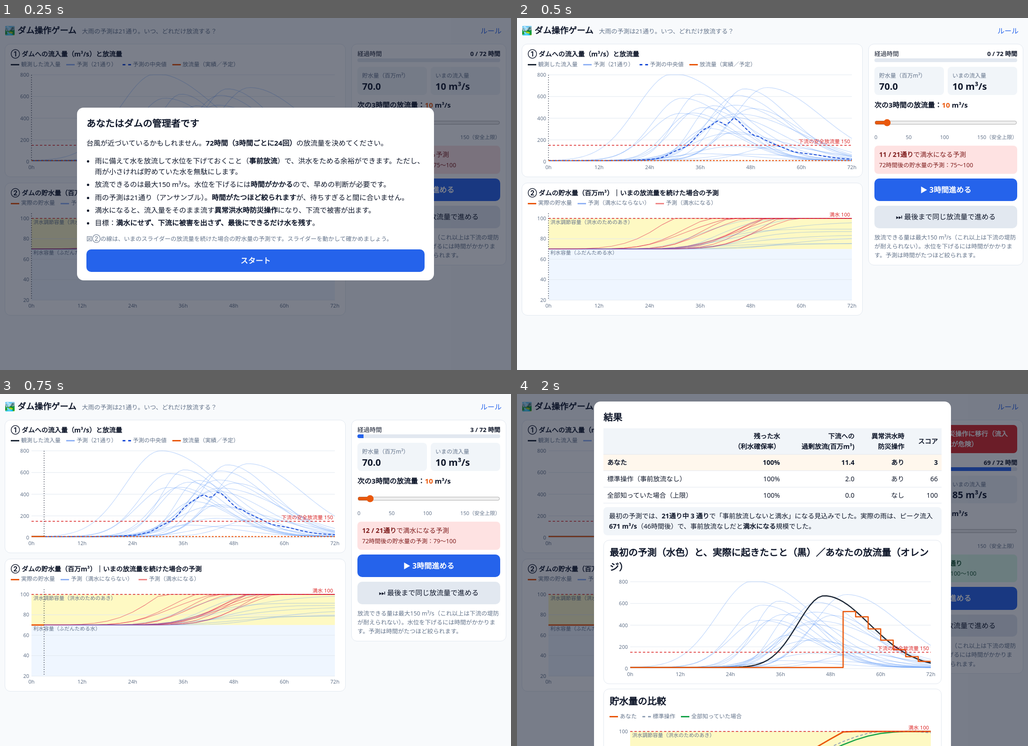
Above: before the commit, frames 1-4 (two rows, left to right).
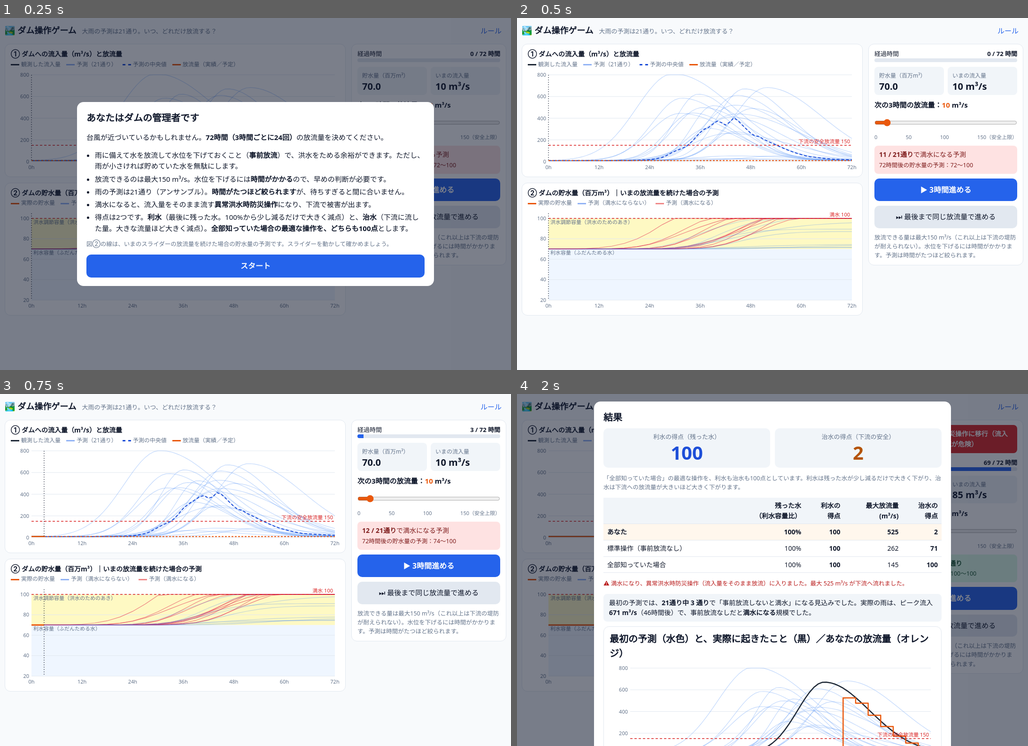
Above: after the commit, the same moments.

Repository: wlab-qu/hydrology-dam-games
Game: browser game, page index.html
Two runs of this game, one before a commit and one after it. Both use one fixed random seed, a clock stepped at 60 frames per second and the inputs below.
Inputs:
- Up to frame 1 (0.25 s): no input
- Up to frame 2 (0.5 s): click "スタート" at 0.27 s
- Up to frame 3 (0.75 s): click "▶ 3時間進める" at 0.52 s
- Up to frame 4 (2 s): click "ルール" at 1.27 s; click "スタート" at 1.77 s; click "⏭ 最後まで同じ放流量で進める" at 1.87 s

The runs differ from the first frame. In frame 1, 12% of the frame differs, in the area x 15-87%, y 23-77%; in frame 2, 0.7%; in frame 3, 2.1%; in frame 4, 12%, in the area x 16-84%, y 10-100%.

Commit message:
Add files via upload

Diff:
--- a/index.html
+++ b/index.html
@@ -53,6 +53,12 @@
 tr.me td{background:#fff7ed;font-weight:700}
 .row{display:flex;gap:8px;flex-wrap:wrap;margin-top:10px}
 .row button{flex:1 1 180px}
+.scores{display:grid;grid-template-columns:1fr 1fr;gap:10px;margin:6px 0}
+.scores div{background:#f1f5f9;border-radius:10px;padding:8px 12px;text-align:center}
+.scores span{display:block;font-size:13px;color:var(--muted)}
+.scores b{font-size:40px;line-height:1.2}
+.scores div:first-child b{color:#1d4ed8}
+.scores div:last-child b{color:#b45309}
 .q{background:#f1f5f9;border-radius:8px;padding:8px 12px;font-size:14px}
 .seed{font-size:12px;color:var(--muted)}
 @media (max-width:820px){
@@ -124,7 +130,7 @@
       <li>放流できるのは最大150 m³/s。水位を下げるには<b>時間がかかる</b>ので、早めの判断が必要です。</li>
       <li>雨の予測は21通り（アンサンブル）。<b>時間がたつほど絞られます</b>が、待ちすぎると間に合いません。</li>
       <li>満水になると、流入量をそのまま流す<b>異常洪水時防災操作</b>になり、下流で被害が出ます。</li>
-      <li>目標：<b>満水にせず、下流に被害を出さず、最後にできるだけ水を残す</b>。</li>
+      <li>得点は2つです。<b>利水</b>（最後に残った水。100%から少し減るだけで大きく減点）と、<b>治水</b>（下流に流した量。大きな流量ほど大きく減点）。<b>全部知っていた場合の最適な操作を、どちらも100点</b>とします。</li>
     </ul>
     <p class="hint">図②の線は、いまのスライダーの放流量を続けた場合の貯水量の予測です。スライダーを動かして確かめましょう。</p>
     <button class="primary" id="btnStart">スタート</button>
@@ -141,11 +147,13 @@
   base: 10,                       // 平水時の流入量
   Sfull: 100, Suse: 70, S0: 70,   // 総貯水容量／利水容量（常時の水位）／初期貯水量
   Qsafe: 150, Qstep: 5,           // 下流の安全放流量（＝放流上限）
-  pMiss: 0.3, QpMiss: [40,150],    // 合成アンサンブル：雨が外れる（小規模）メンバーの割合とピーク流入量の範囲
+  pMiss: 0.3, QpMiss: [10,50],     // 合成アンサンブル：雨が外れる（小規模）メンバーの割合とピーク流入量の範囲
   QpMed: 520, QpSigma: 0.35, QpMin: 250, QpMax: 800,   // 大雨メンバーのピーク流入量
   tpMin: 27, tpMax: 54, sgMin: 5, sgMax: 9,          // ピーク時刻[h]・継続の幅[h]
-  shrinkT: 42,                    // 予測の幅が（ほぼ）ゼロになる時刻[h]
-  wD: 5, wE: 8,                   // スコア = 利水確保率 − wD×超過放流量(百万m3) − wE×異常洪水時防災操作の回数（3時間単位）
+  shrinkT: 54,                    // 予測の幅が（ほぼ）ゼロになる時刻[h]。小さいほど早く絞られる
+  // 得点は「全部知っていた場合の最適操作」を、利水・治水ともに100点とする
+  tauU: 0.10,                     // 利水点 = 100 × exp(−(最良時に対する残水の不足率) ÷ tauU) … 少しの不足でも大きく減点（5%不足で61点、10%で37点、20%で14点）
+  Q0: 100, d0: 10,                // 治水：被害指数 = Σ(x + x²), x=(放流量−Qsafe)/Q0 を3時間ごとに加算。治水点 = 100 × exp(−(被害指数−最良時)/d0)
 };
 CFG.N = CFG.T / CFG.dt;
 CFG.c = CFG.dt * 3600 / 1e6;      // 1 m3/s を dt 時間流したときの百万m3
@@ -183,23 +191,27 @@
   let S2=S2raw, Qout=Qset, emerg=false;
   if(S2raw > cap+1e-9){ Qout = Qin-(cap-S)/c; S2=cap; emerg = Qout > CFG.Qsafe+1e-9; }  // 満水で、安全放流量を超えて流さざるを得ない＝異常洪水時防災操作
   else if(S2raw < 0){ Qout = Qin + S/c; S2 = 0; }
-  const D = Math.max(0, Qout-CFG.Qsafe)*c;   // 安全放流量を超えて流した量（百万m3）
-  return {S2, Qout, emerg, D};
-}
-function score(Send,D,nE){
-  const R = Math.min(Send,CFG.Suse)/CFG.Suse*100;
-  return {R, D, nE, emerg: nE>0, total: Math.max(0, R - CFG.wD*D - CFG.wE*nE)};
+  const x = Math.max(0, Qout-CFG.Qsafe)/CFG.Q0, dmg = x>0 ? x + x*x : 0;   // 超過放流による被害指数（大きな流量ほど加速度的に増える）
+  return {S2, Qout, emerg, dmg};
+}
+function score(Send,dmg,nE,Qo){
+  return {R: Math.min(Send,CFG.Suse)/CFG.Suse*100, dmg, nE, emerg: nE>0, maxQ: Math.max(...Qo)};
+}
+// 得点化：最良の操作（ref）を利水100点・治水100点とする（最良より良い側は100点で頭打ち）
+function rate(r,ref){
+  const ratio = Math.min(1, r.R/Math.max(ref.R,1e-6));
+  return {U: 100*Math.exp(-(1-ratio)/CFG.tauU), F: 100*Math.exp(-Math.max(0,r.dmg-ref.dmg)/CFG.d0)};
 }
 // 標準操作（事前放流なし）：平常時は流入量と同じだけ放流、洪水調節容量に入ったら安全上限まで放流
 function policyDefault(S,qin){return S > CFG.Suse+0.05 ? CFG.Qsafe : Math.min(qin,CFG.Qsafe)}
 
 function runPolicy(qfun, policy){
-  let S=CFG.S0, D=0, nE=0; const Sh=[S], Qo=[];
+  let S=CFG.S0, dmg=0, nE=0; const Sh=[S], Qo=[];
   for(let n=0;n<CFG.N;n++){
     const qin=qfun((n+0.5)*CFG.dt), r=stepSim(S, qin, policy(n,S,qin));
-    S=r.S2; D+=r.D; nE+=r.emerg?1:0; Sh.push(S); Qo.push(r.Qout);
+    S=r.S2; dmg+=r.dmg; nE+=r.emerg?1:0; Sh.push(S); Qo.push(r.Qout);
   }
-  return Object.assign({Sh,Qo}, score(S,D,nE));
+  return Object.assign({Sh,Qo}, score(S,dmg,nE,Qo));
 }
 // 「全部知っていた場合」の最適操作（動的計画法。価値関数は線形補間で丸め誤差を避ける）
 function hindsightOpt(qfun){
@@ -207,8 +219,8 @@
   for(let a=0;a<=CFG.Qsafe;a+=CFG.Qstep)acts.push(a);
   const V=Array.from({length:N+1},()=>new Float64Array(nS));
   const interp=(Vn,S)=>{const x=Math.max(0,Math.min(nS-1,S/g)), i=Math.min(nS-2,Math.floor(x)), f=x-i;return Vn[i]*(1-f)+Vn[i+1]*f};
-  const val=(n,S,qin,a)=>{const r=stepSim(S,qin,a,cap);return interp(V[n+1],r.S2)-CFG.wD*r.D-(r.emerg?CFG.wE:0)};
-  for(let i=0;i<nS;i++)V[N][i]=Math.min(i*g,CFG.Suse)/CFG.Suse*100;
+  const val=(n,S,qin,a)=>{const r=stepSim(S,qin,a,cap);return interp(V[n+1],r.S2)-(100/CFG.d0)*r.dmg};   // 最適化の目的関数：利水点 − 被害指数×(100/d0)
+  for(let i=0;i<nS;i++)V[N][i]=100*Math.exp(-(1-Math.min(i*g,CFG.Suse)/CFG.Suse)/CFG.tauU);
   for(let n=N-1;n>=0;n--){
     const qin=qfun((n+0.5)*CFG.dt);
     for(let i=0;i<nS;i++){let best=-1e18;for(const a of acts){const v=val(n,i*g,qin,a);if(v>best)best=v}V[n][i]=best}
@@ -230,7 +242,7 @@
 
 function newGame(seed){
   setSeedInUrl(seed);
-  G={sc:makeScenario(seed), n:0, S:CFG.S0, Sh:[CFG.S0], Qo:[], D:0, nE:0, emerg:false, done:false};
+  G={sc:makeScenario(seed), n:0, S:CFG.S0, Sh:[CFG.S0], Qo:[], dmg:0, nE:0, emerg:false, done:false};
   $("slider").value=10; $('result').classList.remove('show');
   render();
 }
@@ -293,22 +305,26 @@
 function advance(){
   if(G.done)return;
   const qs=+$('slider').value, qin=truthInflow(G.sc,(G.n+.5)*CFG.dt), r=stepSim(G.S,qin,qs);
-  G.S=r.S2; G.D+=r.D; G.nE+=r.emerg?1:0; G.emerg=G.nE>0; G.Sh.push(G.S); G.Qo.push(r.Qout); G.n++;
+  G.S=r.S2; G.dmg+=r.dmg; G.nE+=r.emerg?1:0; G.emerg=G.nE>0; G.Sh.push(G.S); G.Qo.push(r.Qout); G.n++;
   if(G.n>=CFG.N){G.done=true;finish()}else render();
 }
 
 function finish(){
   const sc=G.sc, tq=s=>truthInflow(sc,s);
-  const me=Object.assign({Sh:G.Sh,Qo:G.Qo},score(G.S,G.D,G.nE));
+  const me=Object.assign({Sh:G.Sh,Qo:G.Qo},score(G.S,G.dmg,G.nE,G.Qo));
   const def=runPolicy(tq,(n,S,q)=>policyDefault(S,q));
   const opt=hindsightOpt(tq);
   const risk0=sc.members.map((_,i)=>runPolicy(s=>forecastInflow(sc,i,0,s),(n,S,q)=>policyDefault(S,q)).emerg).filter(Boolean).length;
   const T=sc.members[sc.truthIdx];
-  const row=(name,r,cls)=>`<tr class="${cls||''}"><td>${name}</td><td>${r.R.toFixed(0)}%</td><td>${r.D.toFixed(1)}</td><td>${r.emerg?'あり':'なし'}</td><td>${r.total.toFixed(0)}</td></tr>`;
+  const sm=rate(me,opt);
+  const row=(name,r,cls)=>{const z=rate(r,opt);return `<tr class="${cls||''}"><td>${name}</td><td>${r.R.toFixed(0)}%</td><td><b>${z.U.toFixed(0)}</b></td><td>${Math.round(r.maxQ)}</td><td><b>${z.F.toFixed(0)}</b></td></tr>`};
   $('resultBody').innerHTML=`
     <h2>結果</h2>
-    <table><tr><th></th><th>残った水<br>（利水確保率）</th><th>下流への<br>過剰放流(百万m³)</th><th>異常洪水時<br>防災操作</th><th>スコア</th></tr>
-      ${row('あなた',me,'me')}${row('標準操作（事前放流なし）',def)}${row('全部知っていた場合（上限）',opt)}</table>
+    <div class="scores"><div><span>利水の得点（残った水）</span><b>${sm.U.toFixed(0)}</b></div><div><span>治水の得点（下流の安全）</span><b>${sm.F.toFixed(0)}</b></div></div>
+    <p class="hint">「全部知っていた場合」の最適な操作を、利水も治水も100点としています。利水は残った水が少し減るだけで大きく下がり、治水は下流への放流量が大きいほど大きく下がります。</p>
+    <table><tr><th></th><th>残った水<br>（利水容量比）</th><th>利水の<br>得点</th><th>最大放流量<br>(m³/s)</th><th>治水の<br>得点</th></tr>
+      ${row('あなた',me,'me')}${row('標準操作（事前放流なし）',def)}${row('全部知っていた場合',opt)}</table>
+    ${me.emerg?`<p class="hint" style="color:#b91c1c">⚠ 満水になり、異常洪水時防災操作（流入量をそのまま放流）に入りました。最大 ${Math.round(me.maxQ)} m³/s が下流へ流れました。</p>`:''}
     <div class="q">最初の予測では、<b>21通り中 ${risk0} 通り</b>で「事前放流しないと満水」になる見込みでした。実際の雨は、ピーク流入 <b>${Math.round(T.Qp+CFG.base)} m³/s</b>（${Math.round(T.tp)}時間後）で、事前放流なしだと<b>${def.emerg?'満水になる':'満水にならない'}</b>規模でした。</div>
     <div class="card" style="margin-top:10px"><h2>最初の予測（水色）と、実際に起きたこと（黒）／あなたの放流量（オレンジ）</h2><canvas id="r1"></canvas></div>
     <div class="card" style="margin-top:10px"><h2>貯水量の比較</h2>
